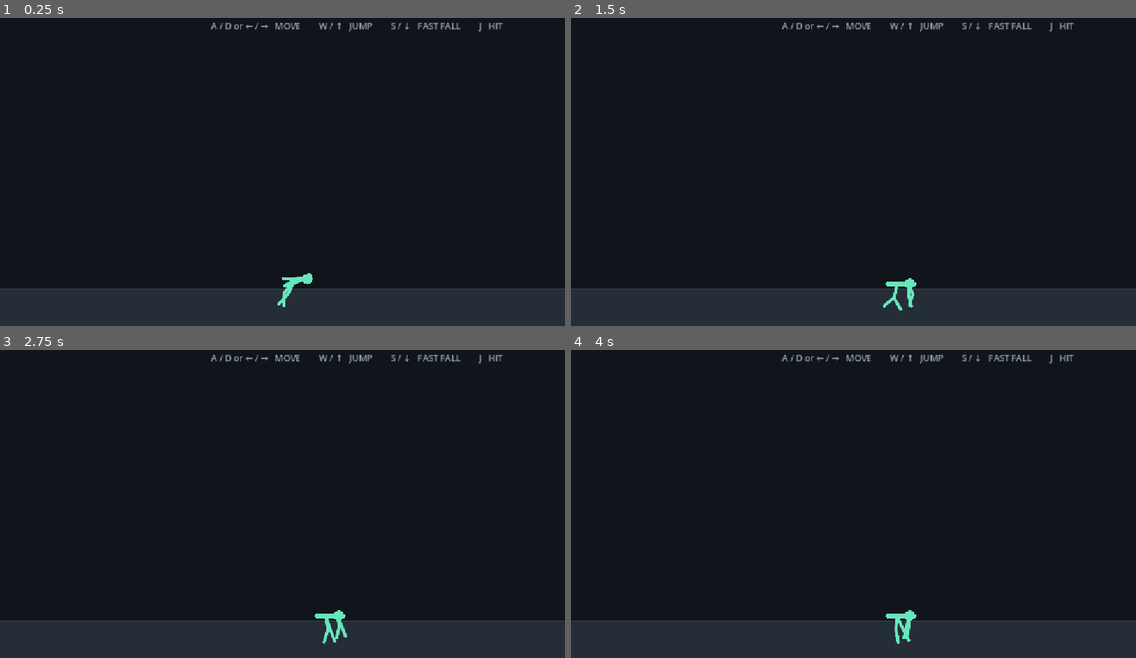
Above: before the commit, frames 1-4 (two rows, left to right).
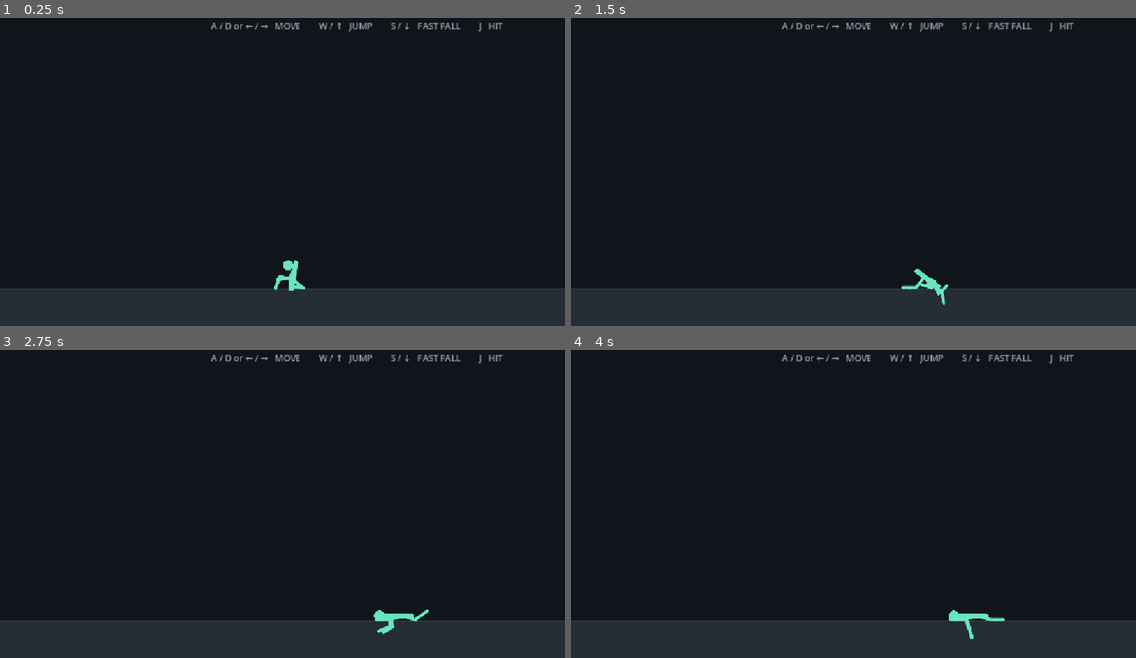
Above: after the commit, the same moments.

Repository: divanburke/ShadowSwap
Game: Godot game, scene res://main.tscn
Same seed, same stepped clock (60 frames per second), same inputs: the game is played once before the commit and once after it.
Inputs:
- Up to frame 1 (0.25 s): no input
- Up to frame 2 (1.5 s): hold D 0.53-1.28 s; hold J 0.53-1.28 s; hold S from 1.28 s (still down); tap J at 1.35 s
- Up to frame 3 (2.75 s): release S at 2.03 s; hold D from 2.03 s (still down); hold J from 2.03 s (still down)
- Up to frame 4 (4 s): release D at 2.78 s; release J at 2.78 s; hold W 2.78-3.53 s; tap J at 2.85 s; hold A from 3.53 s (still down); hold J from 3.53 s (still down)

The runs differ from the first frame. In frame 1, 0.3% of the frame differs, in the area x 48-56%, y 78-94%; in frame 2, 0.5%; in frame 3, 0.5%, in the area x 55-76%, y 84-96%; in frame 4, 0.5%.

Commit message:
Fix standing pose and keep legs above floor

Diff:
--- a/scripts/fighter.gd
+++ b/scripts/fighter.gd
@@ -20,7 +20,7 @@
 
 const SHOULDER_OFFSET = Vector2(0.0, -16.0)
 const HIP_OFFSET = Vector2(0.0, 8.0)
-const HEAD_OFFSET = Vector2(0.0, -16.0)
+const HEAD_OFFSET = Vector2(0.0, -39.0)
 
 const UPPER_ARM_LENGTH = 22.0
 const FOREARM_LENGTH = 23.0
@@ -139,7 +139,7 @@
 	material.bounce = 0.0
 
 	# Main collision body. Only this and the head collide with the level.
-	var torso_position = start_position + Vector2(0.0, 20.0)
+	var torso_position = start_position
 
 	var torso = create_capsule(
 		"Torso",
@@ -221,17 +221,26 @@
 		material
 	)
 
-	var right_thigh_dir = Vector2.RIGHT.rotated(deg_to_rad(76.0))
-	var left_thigh_dir = Vector2.RIGHT.rotated(deg_to_rad(104.0))
-
-	var right_knee = hip + right_thigh_dir * THIGH_LENGTH
-	var left_knee = hip + left_thigh_dir * THIGH_LENGTH
-
-	var right_shin_dir = Vector2.RIGHT.rotated(deg_to_rad(105.0))
-	var left_shin_dir = Vector2.RIGHT.rotated(deg_to_rad(75.0))
-
-	var right_ankle = right_knee + right_shin_dir * SHIN_LENGTH
-	var left_ankle = left_knee + left_shin_dir * SHIN_LENGTH
+	var right_ankle = hip + Vector2(13.0, 35.0)
+	var left_ankle = hip + Vector2(-13.0, 35.0)
+
+	var right_knee = solve_initial_leg_joint(
+		hip,
+		right_ankle,
+		1.0
+	)
+
+	var left_knee = solve_initial_leg_joint(
+		hip,
+		left_ankle,
+		-1.0
+	)
+
+	var right_thigh_dir = (right_knee - hip).normalized()
+	var left_thigh_dir = (left_knee - hip).normalized()
+
+	var right_shin_dir = (right_ankle - right_knee).normalized()
+	var left_shin_dir = (left_ankle - left_knee).normalized()
 
 	var right_thigh = create_segment(
 		"RightThigh",
@@ -273,11 +282,21 @@
 		material
 	)
 
+	# Legs interact with the floor so the feet cannot simply pass through it.
+	for key in [
+		"RightThigh",
+		"LeftThigh",
+		"RightShin",
+		"LeftShin"
+	]:
+		parts[key].collision_layer = 2
+		parts[key].collision_mask = 1
+
 	# Add joints after all bodies exist so their paths are valid.
 	make_pin_joint(
 		torso,
 		head,
-		torso_position + Vector2(0.0, -TORSO_HEIGHT * 0.5),
+		torso_position + Vector2(0.0, -TORSO_HEIGHT * 0.5 + 2.0),
 		0.0
 	)
 
@@ -829,6 +848,48 @@
 	queue_redraw()
 
 
+func solve_initial_leg_joint(hip, ankle, bend_direction):
+	var to_ankle = ankle - hip
+	var distance = to_ankle.length()
+
+	var max_reach = THIGH_LENGTH + SHIN_LENGTH
+	var min_reach = absf(THIGH_LENGTH - SHIN_LENGTH)
+	var solved_distance = clampf(
+		distance,
+		min_reach + 0.001,
+		max_reach - 0.001
+	)
+
+	var direction = to_ankle / maxf(distance, 0.001)
+	var perpendicular = Vector2(-direction.y, direction.x)
+
+	var cos_knee = clampf(
+		(
+			THIGH_LENGTH * THIGH_LENGTH +
+			solved_distance * solved_distance -
+			SHIN_LENGTH * SHIN_LENGTH
+		) / (2.0 * THIGH_LENGTH * solved_distance),
+		-1.0,
+		1.0
+	)
+
+	var along = THIGH_LENGTH * cos(acos(cos_knee))
+	var bend = sqrt(
+		maxf(
+			THIGH_LENGTH * THIGH_LENGTH - along * along,
+			0.0
+		)
+	)
+
+	var candidate_a = hip + direction * along + perpendicular * bend
+	var candidate_b = hip + direction * along - perpendicular * bend
+
+	if candidate_a.x * bend_direction > candidate_b.x * bend_direction:
+		return candidate_a
+
+	return candidate_b
+
+
 func midpoint(a, b):
 	return (a + b) * 0.5
 
